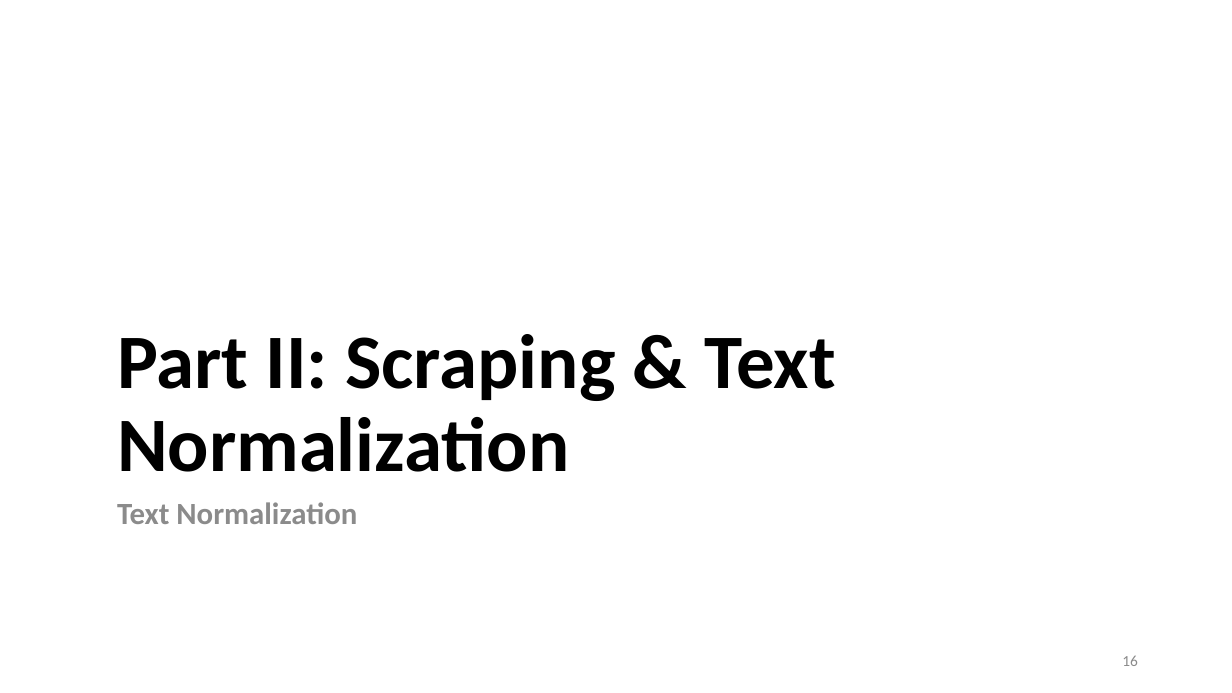
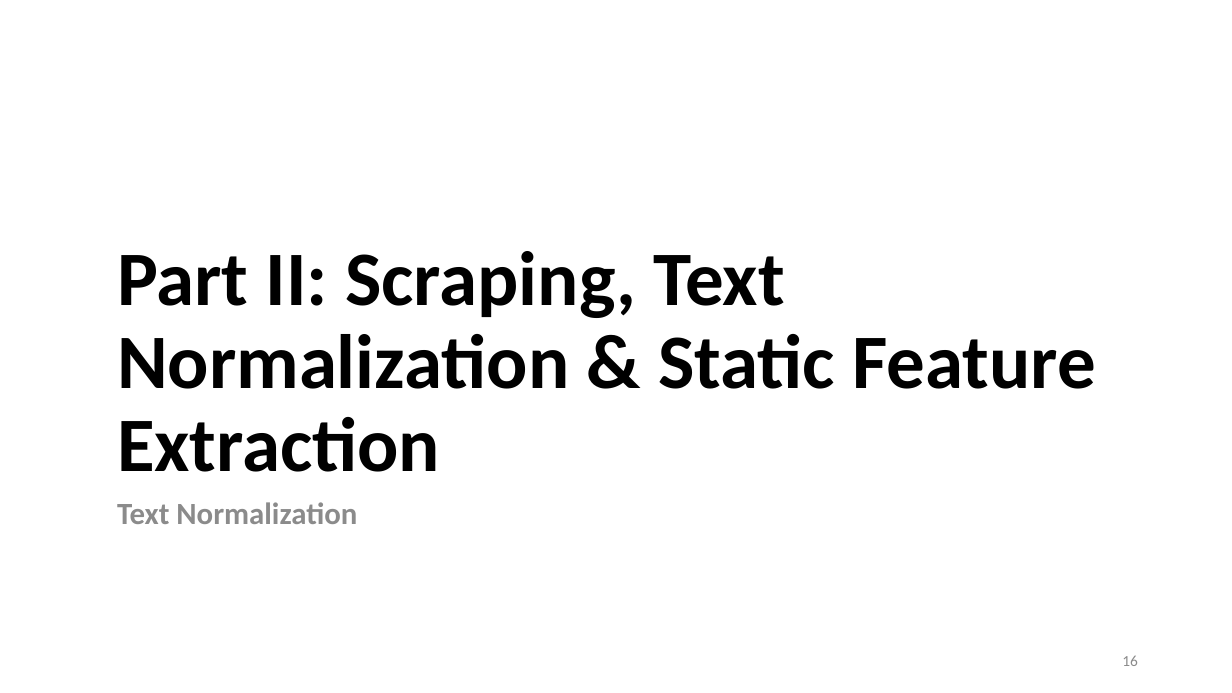
Before and after one commit to lisa-wm/consulting, a slide deck: slide 16 of 5_seminar/Contents_Part_02/slides/Präsentation_Teil2_Lisa.pptx. Drawn at 1232x693 pixels with LibreOffice and Linux fonts; fonts in the diff are those of the drawing. Boxes give left, top, right and bottom in pixels: in the first picture for what was removed or moved away, otherwise in the second. Text is boxed around its words. In the diff, an @@ line names an element or a change of style, - is before the commit and + after.

Commit message:
drafted demo text cleaning

```diff
--- a/5_seminar/Contents_Part_02/slides/Präsentation_Teil2_Lisa.pptx
+++ b/5_seminar/Contents_Part_02/slides/Präsentation_Teil2_Lisa.pptx
@@ title at [117, 251, 1096, 472]: text changed @@
-Part II: Scraping & Text Normalization
+Part II: Scraping, Text Normalization & Static Feature Extraction
```
Also in this commit, not shown: 10 other slides changed, 4 slides added, 20 other files.
